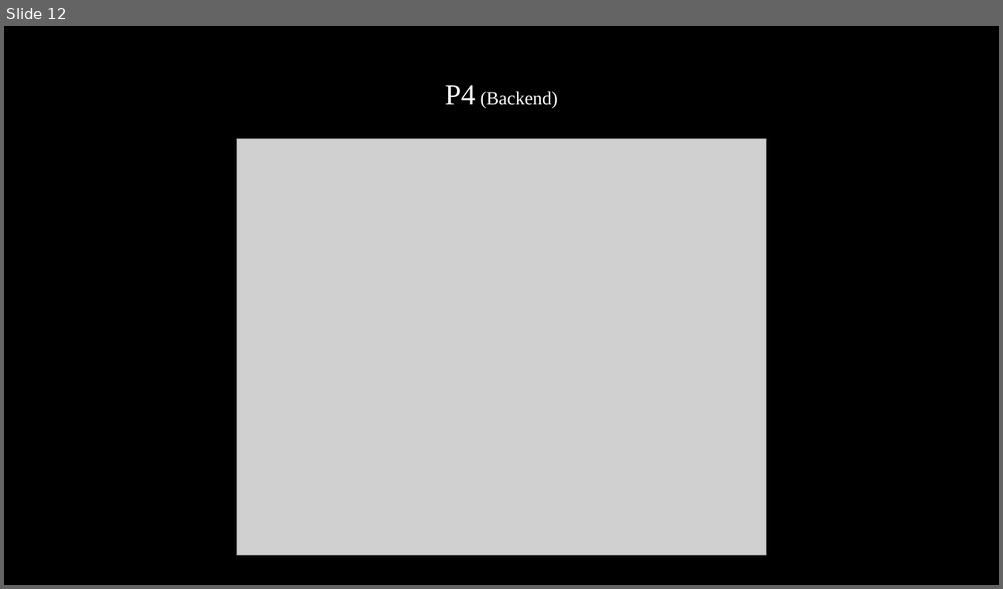
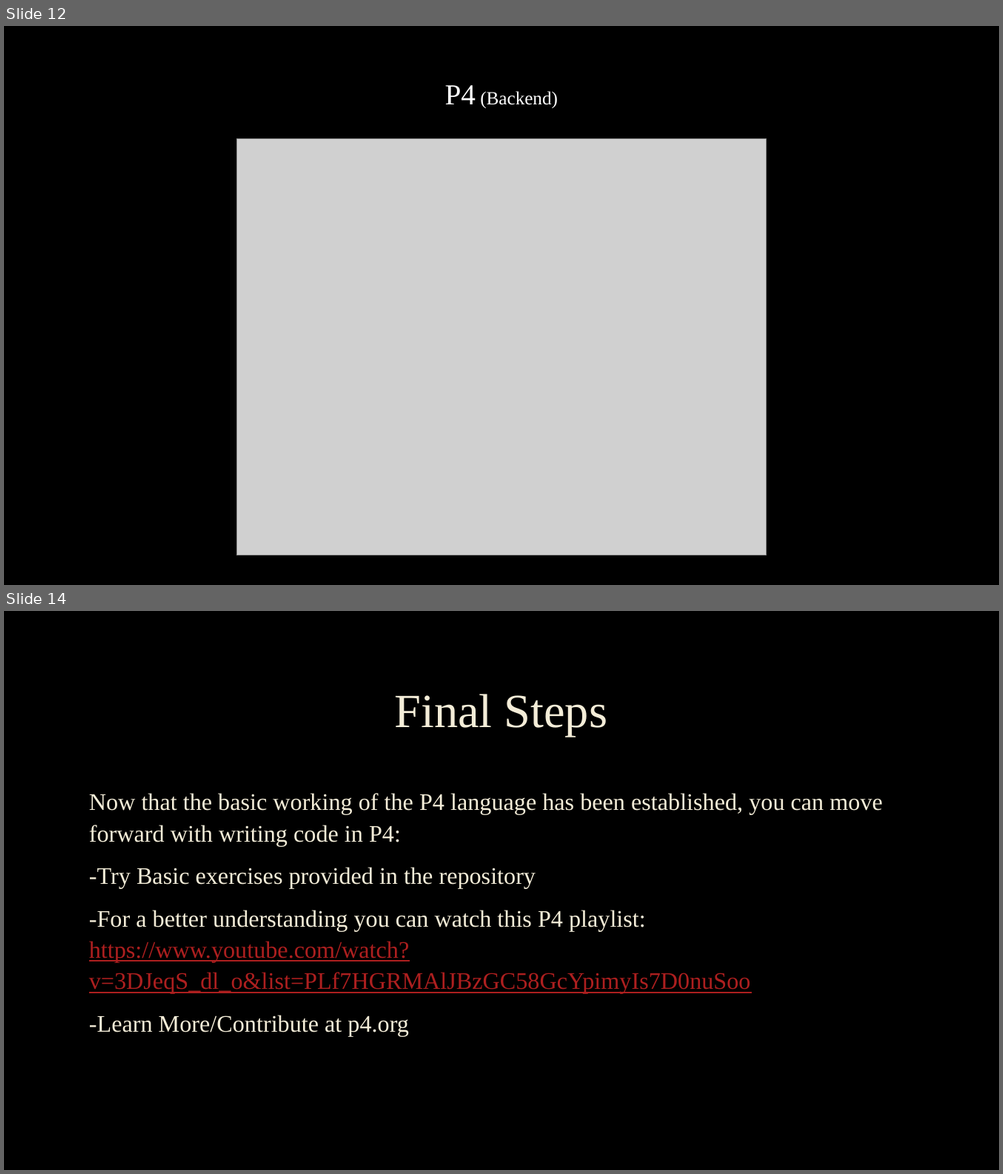
Before and after one commit to snehal-shyamsukha/P4, a slide deck: P4_from_scratch.pptm. Shown one above the other, each under a label of ours: slide 12 before the commit, slides 12 and 14 after it; the slides between them are not shown. The pictures are 1003x589 and 1003x1174 pixels, drawn with LibreOffice and Linux fonts; fonts in the diff are those of the drawing; grey boxes stand for pictures; background and template pictures are left out. Boxes give left, top, right and bottom in pixels: in the first picture for what was removed or moved away, otherwise in the second. Text is boxed around its words. In the diff, an @@ line names an element or a change of style, - is before the commit and + after.

Commit message:
Added final slides

```diff
--- a/P4_from_scratch.pptm
+++ b/P4_from_scratch.pptm
@@ slide 14 added at [4, 611, 999, 1170], background picture (left out) @@
@@ title added at [394, 694, 607, 736], 46 pt, text #F4EDD8 @@
+Final Steps
@@ text added at [89, 793, 882, 1037], 23 pt, text #F4EDD8 @@
+Now that the basic working of the P4 language has been established, you can move forward with writing code in P4:
+-Try Basic exercises provided in the repository
+-For a better understanding you can watch this P4 playlist: https://www.youtube.com/watch?v=3DJeqS_dl_o&list=PLf7HGRMAlJBzGC58GcYpimyIs7D0nuSoo
+-Learn More/Contribute at p4.org
```
Also in this commit, not shown: 1 other slide added.
